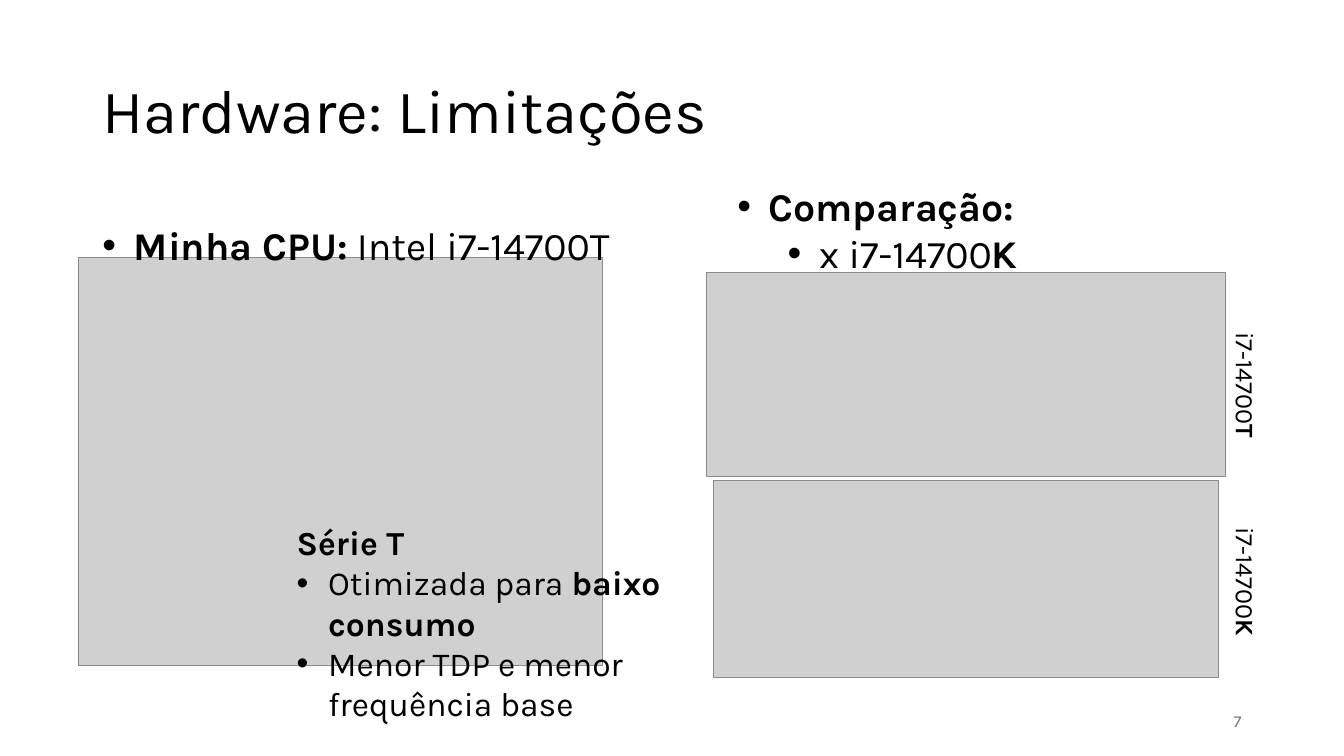
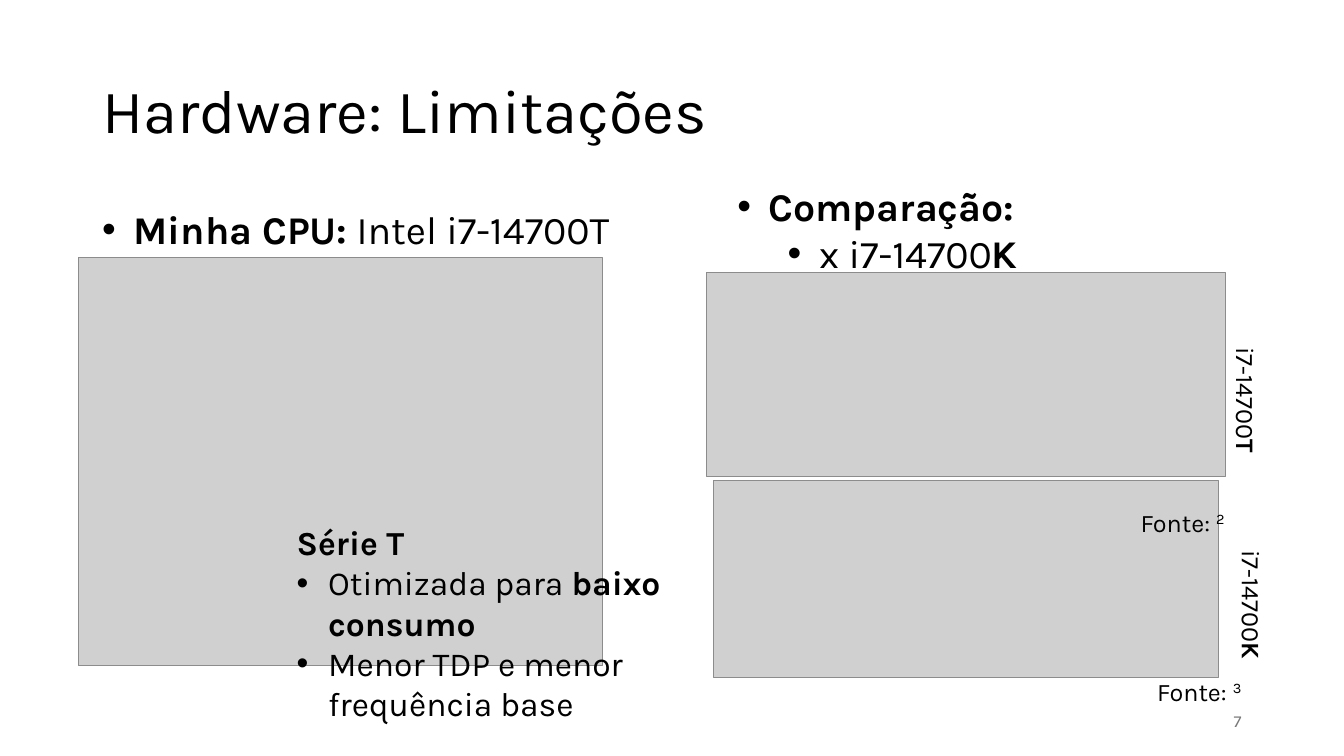
Before and after one commit to jlggross/TF-cmp223, a slide deck: slide 7 of 02-Parcial/02-Parcial-Apresentacao.pptx. Drawn at 1344x756 pixels with LibreOffice and Linux fonts; fonts in the diff are those of the drawing; grey boxes stand for pictures. Boxes give left, top, right and bottom in pixels: in the first picture for what was removed or moved away, otherwise in the second. Text is boxed around its words. In the diff, an @@ line names an element or a change of style, - is before the commit and + after.

```diff
--- a/02-Parcial/02-Parcial-Apresentacao.pptx
+++ b/02-Parcial/02-Parcial-Apresentacao.pptx
@@ text "Minha CPU: Intel i7-14700T" rewrapped from box(134, 225, 609, 270) to box(134, 216, 609, 245) @@
@@ text "i7-14700T": place and size @@
-text "i7-14700T" at box(1229, 342, 1262, 435)
+text "i7-14700T" at box(1229, 357, 1262, 450)
@@ text added at box(1141, 511, 1224, 533), 18 pt, text #000000 @@
+Fonte: 2
@@ text "i7-14700K": place and size @@
-text "i7-14700K" at box(1229, 537, 1262, 633)
+text "i7-14700K" at box(1235, 560, 1268, 656)
@@ text added at box(1157, 683, 1242, 702), 18 pt, text #000000 @@
+Fonte: 3
```
Also in this commit, not shown: 10 other slides changed, 1 other file.
